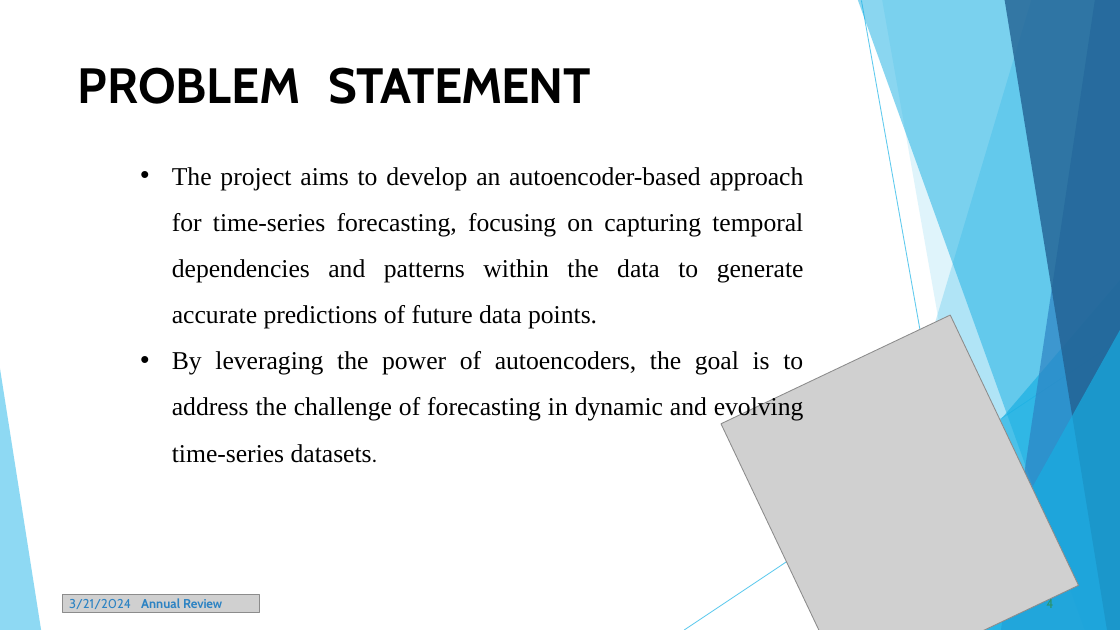
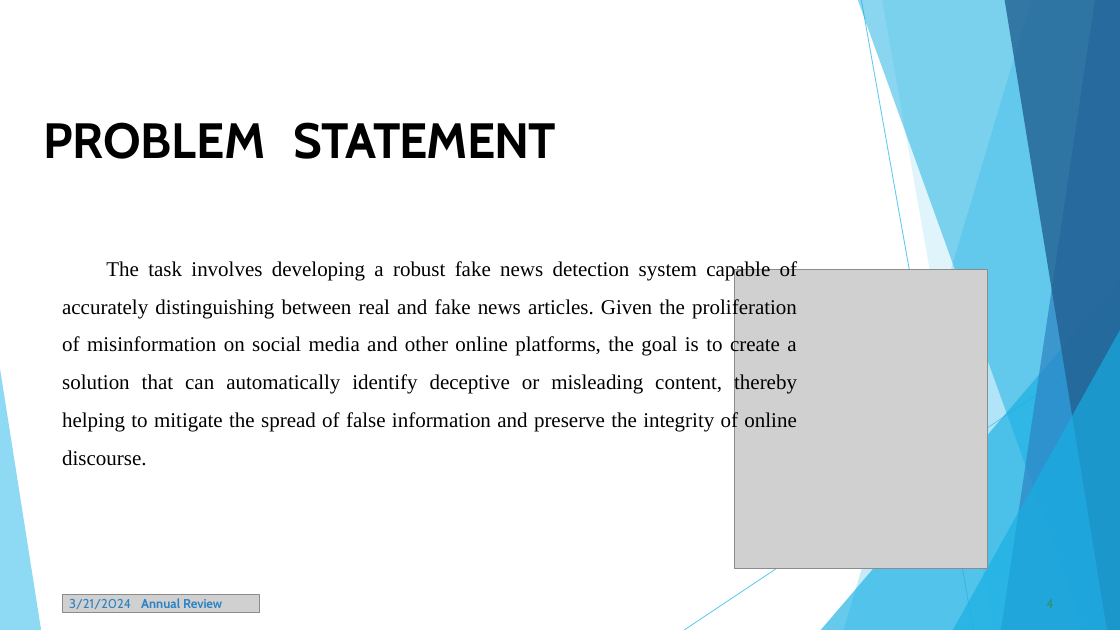
Before and after one commit to Praveena1108/tnsdc-genAI, a slide deck: slide 4 of TNSDC-GENAI PPT.pptx. Drawn at 1120x630 pixels with LibreOffice and Linux fonts; fonts in the diff are those of the drawing; grey boxes stand for pictures. Boxes give left, top, right and bottom in pixels: in the first picture for what was removed or moved away, otherwise in the second. Text is boxed around its words. In the diff, an @@ line names an element or a change of style, - is before the commit and + after.

```diff
--- a/TNSDC-GENAI PPT.pptx
+++ b/TNSDC-GENAI PPT.pptx
@@ title "PROBLEM STATEMENT" moved from (x1=78, y1=67, x2=590, y2=104) to (x1=43, y1=122, x2=556, y2=159) @@
@@ text at (x1=62, y1=259, x2=797, y2=466): text changed; size 22 to 18 pt @@
-• The project aims to develop an autoencoder-based approach for time-series forecasting, focusing on capturing temporal dependencies and patterns within the data to generate accurate predictions of future data points.
-• By leveraging the power of autoencoders, the goal is to address the challenge of forecasting in dynamic and evolving time-series datasets.
+The task involves developing a robust fake news detection system capable of accurately distinguishing between real and fake news articles. Given the proliferation of misinformation on social media and other online platforms, the goal is to create a solution that can automatically identify deceptive or misleading content, thereby helping to mitigate the spread of false information and preserve the integrity of online discourse.
@@ picture at (x1=734, y1=270, x2=988, y2=569): rotation 334 to 0 degrees @@
@@ freeform shape removed at (x1=930, y1=553, x2=986, y2=609) @@
@@ freeform shape removed at (x1=951, y1=609, x2=973, y2=630) @@
```
Also in this commit, not shown: 8 other slides changed, 2 slides added, 2 slides removed.
